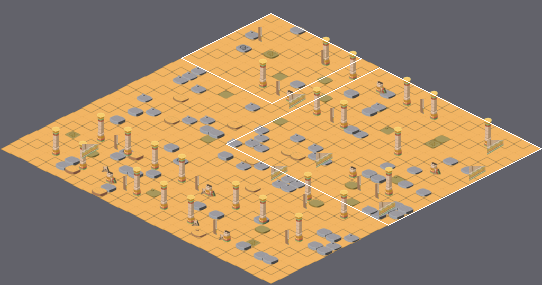
One commit to this Tiled map: Output/Assets/Maps/Mapa 3 Pyramid.tmx. Above, an overview of the earlier version with the close-up marked.
Close-up. Before the edit:
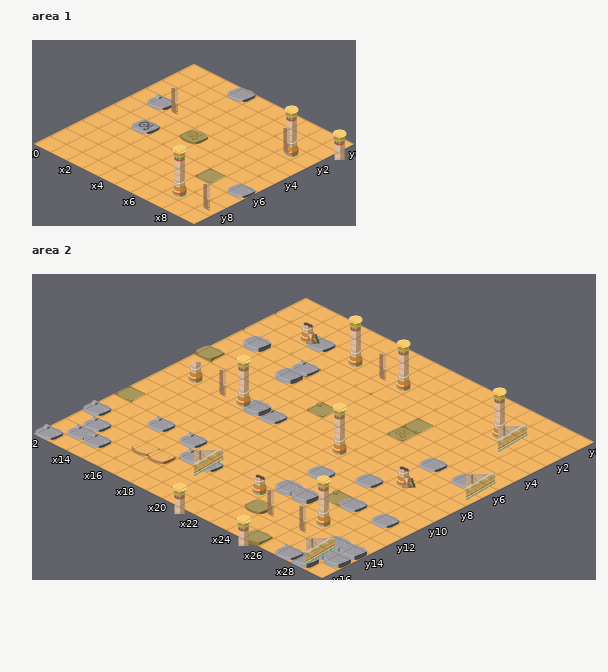
Cells are 128x64 px. Isometric: x runs down to the right, y down to the left. Shown: area 1 x 0..9, y 0..9; area 2 x 12..29, y 0..16. The commit also changed other parts of the map, which this record leaves out.
New version:
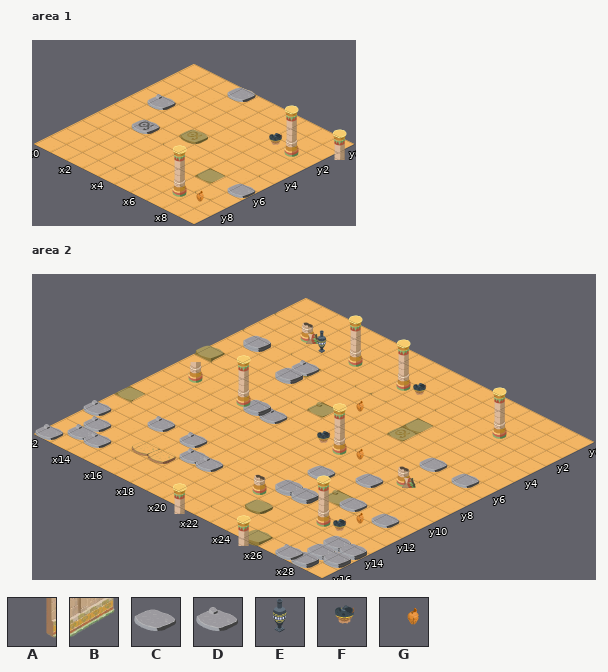
Key: from "128": A 22, B 23, C 24, D 26; from "Tileset props": E 42, F 46, G 47.
_ is an empty cell.
From old to new:
{"where": "layer \"Props\", area 1"}
{"y":2,"x":7,"old":"A","new":"F"}
{"y":3,"x":1,"old":"A","new":"_"}
{"y":8,"x":8,"old":"A","new":"G"}
{"where": "layer \"rocas\", area 2"}
{"y":2,"x":15,"old":"D","new":"_"}
{"where": "layer \"rocas 2\", area 2"}
{"y":2,"x":15,"old":"C","new":"_"}
{"where": "layer \"Props\", area 2"}
{"y":2,"x":15,"old":"_","new":"E"}
{"y":2,"x":18,"old":"A","new":"_"}
{"y":2,"x":21,"old":"_","new":"F"}
{"y":2,"x":27,"old":"B","new":"_"}
{"y":5,"x":20,"old":"_","new":"G"}
{"y":6,"x":29,"old":"B","new":"_"}
{"y":8,"x":14,"old":"A","new":"_"}
{"y":8,"x":21,"old":"_","new":"F"}
{"y":8,"x":23,"old":"_","new":"G"}
{"y":12,"x":27,"old":"_","new":"G"}
{"y":13,"x":19,"old":"B","new":"_"}
{"y":13,"x":27,"old":"_","new":"F"}
{"y":14,"x":23,"old":"A","new":"_"}
{"y":14,"x":25,"old":"A","new":"_"}
{"y":15,"x":28,"old":"B","new":"_"}
